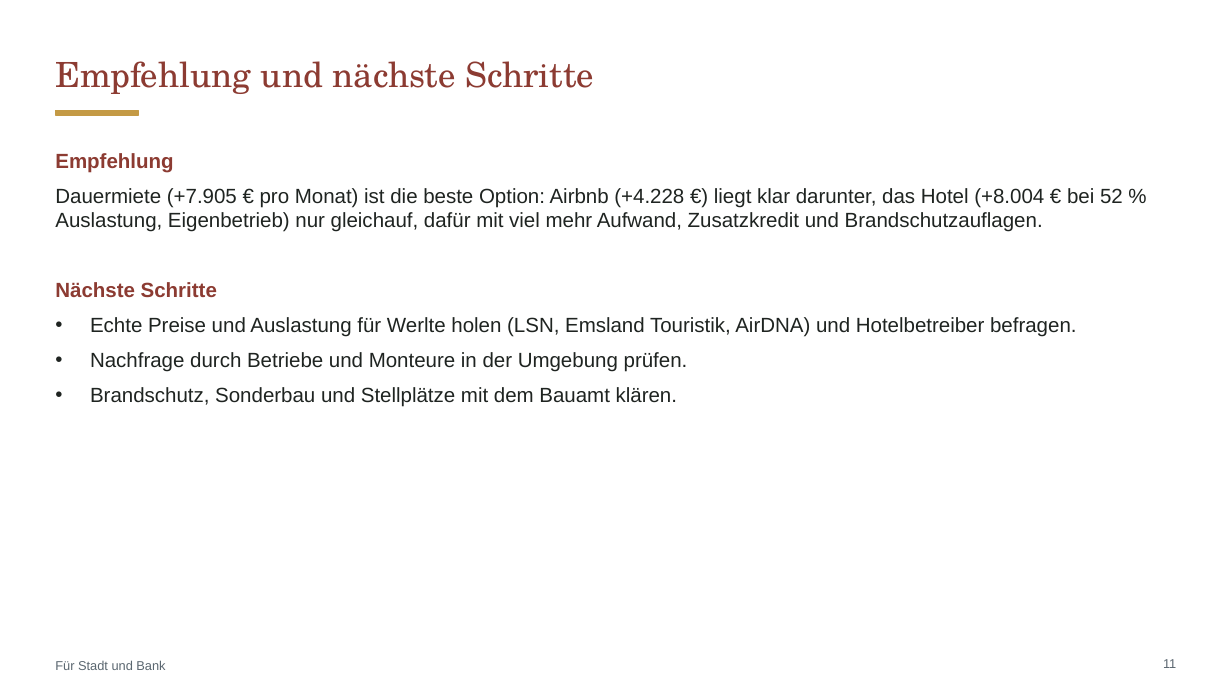
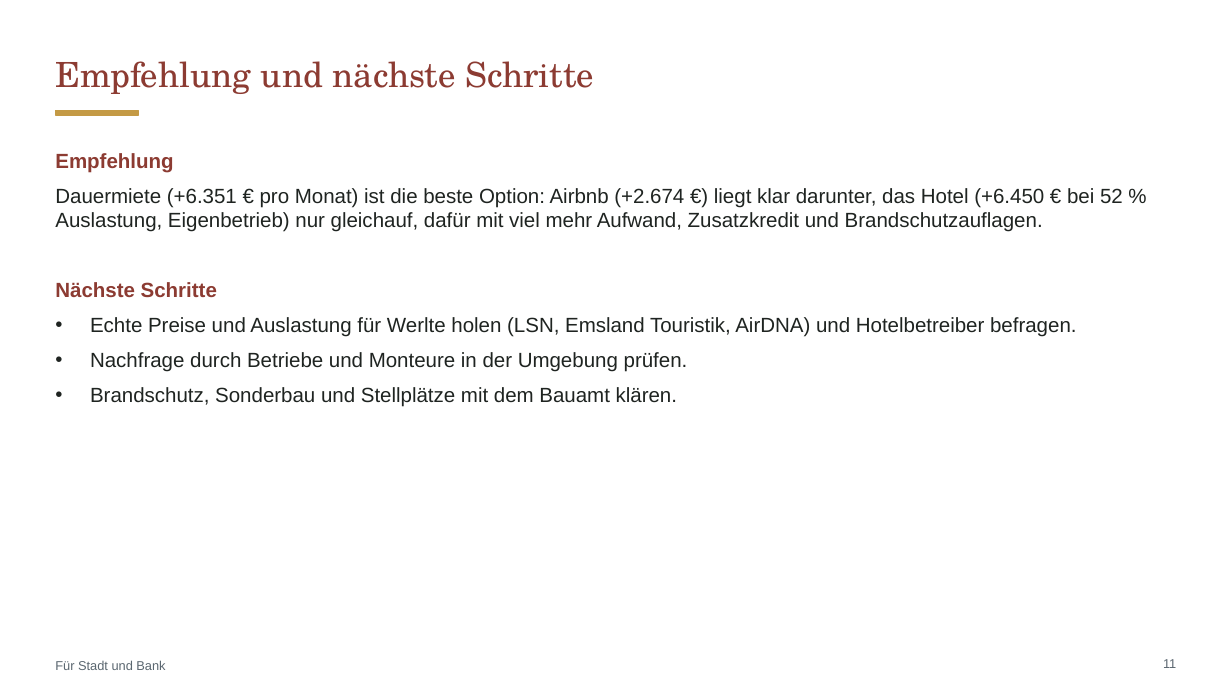
Before and after one commit to CartoonUsername/bau-projekt, a slide deck: slide 11 of praesentation/Neue-Mitte-Werlte_Baufeld3_Optionen-Dauermiete-Airbnb-Hotel.pptx. Drawn at 1232x693 pixels with LibreOffice and Linux fonts; fonts in the diff are those of the drawing. Boxes give left, top, right and bottom in pixels: in the first picture for what was removed or moved away, otherwise in the second. Text is boxed around its words. In the diff, an @@ line names an element or a change of style, - is before the commit and + after.

```diff
--- a/praesentation/Neue-Mitte-Werlte_Baufeld3_Optionen-Dauermiete-Airbnb-Hotel.pptx
+++ b/praesentation/Neue-Mitte-Werlte_Baufeld3_Optionen-Dauermiete-Airbnb-Hotel.pptx
@@ text at [55,188,1123,232]: text changed @@
-Dauermiete (+7.905 € pro Monat) ist die beste Option: Airbnb (+4.228 €) liegt klar darunter, das Hotel (+8.004 € bei 52 % Auslastung, Eigenbetrieb) nur gleichauf, dafür mit viel mehr Aufwand, Zusatzkredit und Brandschutzauflagen.
+Dauermiete (+6.351 € pro Monat) ist die beste Option: Airbnb (+2.674 €) liegt klar darunter, das Hotel (+6.450 € bei 52 % Auslastung, Eigenbetrieb) nur gleichauf, dafür mit viel mehr Aufwand, Zusatzkredit und Brandschutzauflagen.
```
Also in this commit, not shown: 7 other slides changed, 26 other files.
